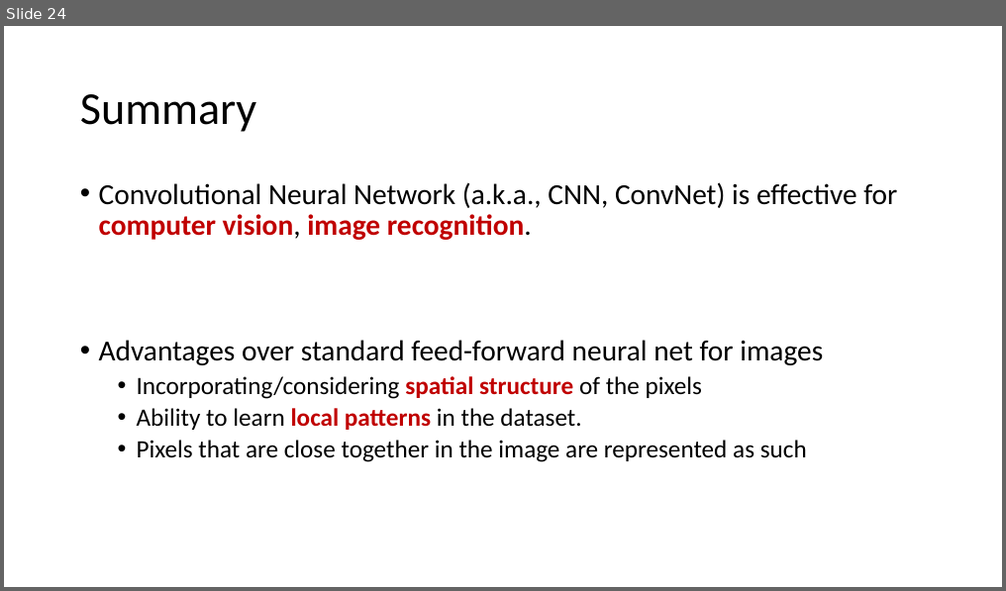
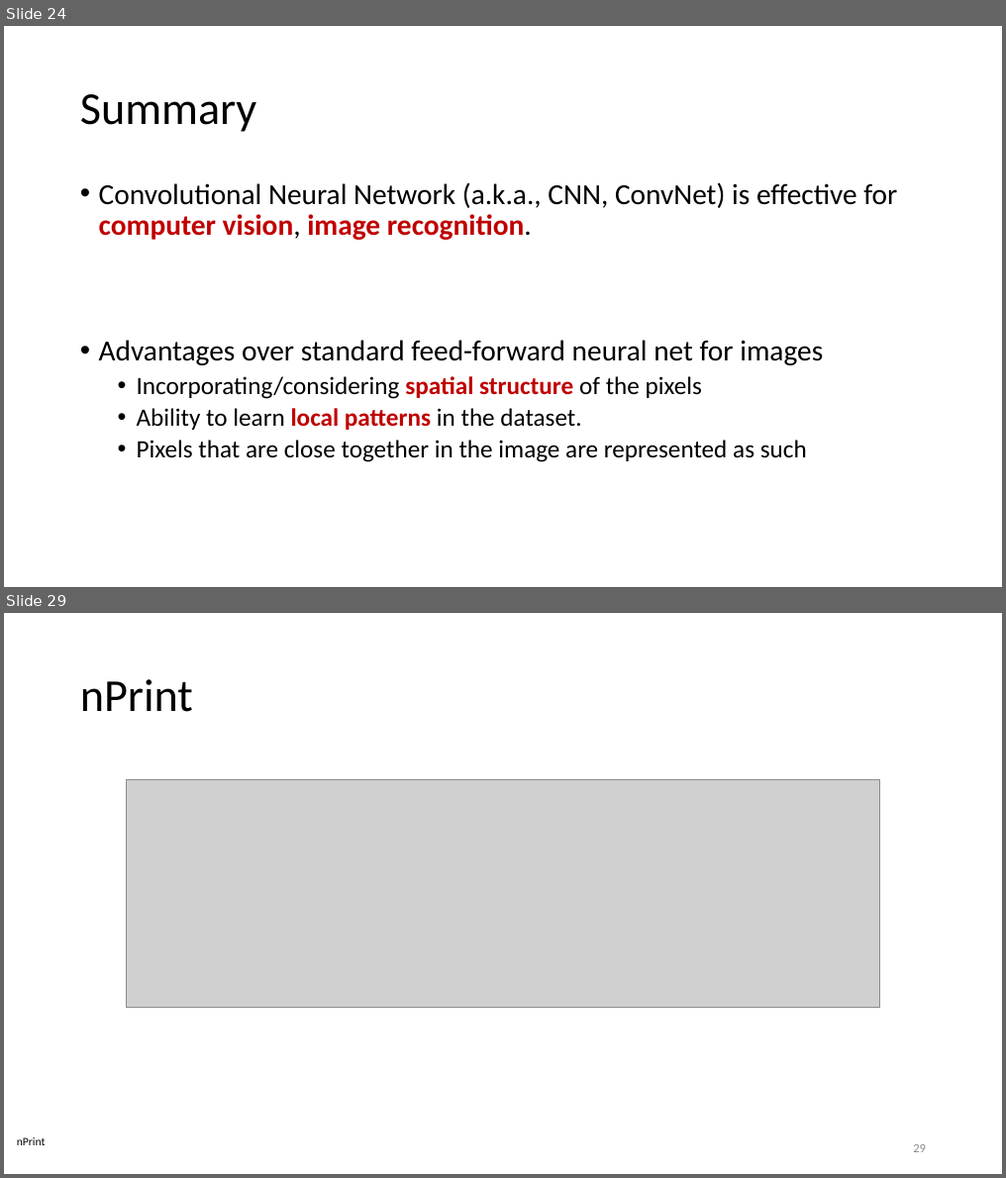
Before and after one commit to noise-lab/ml-systems, a slide deck: docs/slides/13-Deep-Learning.pptx. Shown one above the other, each under a label of ours: slide 24 before the commit, slides 24 and 29 after it; the slides between them are not shown. The pictures are 1006x591 and 1006x1178 pixels, drawn with LibreOffice and Linux fonts; fonts in the diff are those of the drawing; grey boxes stand for pictures. Boxes give left, top, right and bottom in pixels: in the first picture for what was removed or moved away, otherwise in the second. Text is boxed around its words. In the diff, an @@ line names an element or a change of style, - is before the commit and + after.

```diff
--- a/docs/slides/13-Deep-Learning.pptx
+++ b/docs/slides/13-Deep-Learning.pptx
@@ slide 29 added at (4,613,1002,1174), background #FFFFFF @@
@@ title added at (80,679,193,712), 44 pt, text #000000 @@
+nPrint
@@ picture added at (127,780,880,1008) @@
@@ text added at (17,1138,46,1146), 11 pt, text #000000 @@
+nPrint
@@ page number added at (913,1145,926,1153), 12 pt, text #8C8C8C @@
+29
```
Also in this commit, not shown: 16 other slides added, 4 other files.
